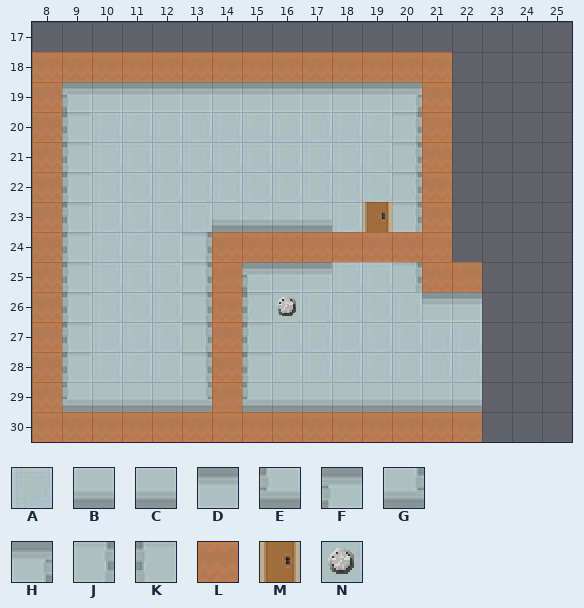
Two states of a Tiled map, map/map.tmx. That is the earlier state.
Cells are 20x20 px. Shown: x 8..25, y 17..30. The old version is drawn lined up with the new one.
Key: from "map": A 9 "1", B 16 "4", C 16 flipped left-right "4", D 16 flipped up-down "4", E 17 "5", F 17 flipped up-down "5", G 18 "6", H 18 flipped up-down "6", J 20 "3", K 21 "2", L 22 "col", M 25 "door", N 28 "btn".
_ is an empty cell, # one hidden under a higher layer.
Layers that did not change in this view are not listed.
Layer "walls" before, first column x 8:
17 __________________
18 __________________
19 _FDDDDDDDDDDH_____
20 _KAAAAAAAAAAJ_____
21 _KAAAAAAAAAAJ_____
22 _KAAAAAAAAAAJ_____
23 _KAAAABCCBA#J_____
24 _KAAAJ____###_____
25 _KAAAJ_FDDAAJ_____
26 _KAAAJ_KNAAAADD___
27 _KAAAJ_KAAAAAAA___
28 _KAAAJ_KAAAAAAA___
29 _EBBBG_EBBBBBBB___
30 __________________
Layer "collision" before, first column x 8:
17 __________________
18 LLLLLLLLLLLLLL____
19 L____________L____
20 L____________L____
21 L____________L____
22 L____________L____
23 L____________L____
24 L_____LL__L__L____
25 L_____L______LL___
26 L_____L___________
27 L_____L___________
28 L_____L___________
29 L_____L___________
30 LLLLLLLLLLLLLLL___
The result:
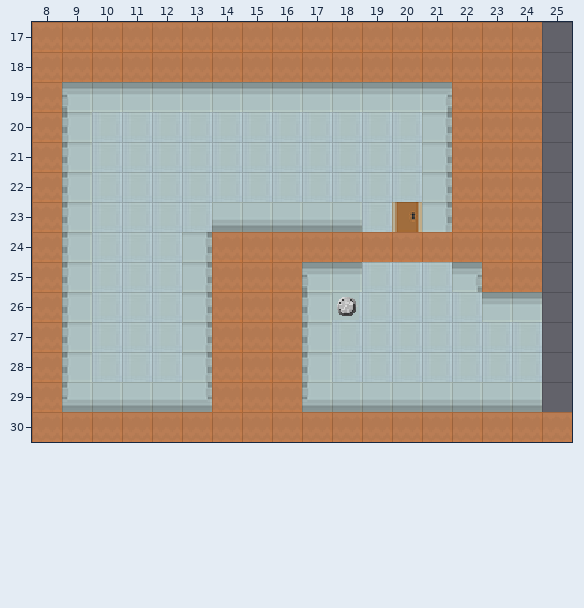
Difference:
everything moved by +8,-9 cells (the old picture is shown already moved)
Layer "walls":
y 19: x 20..21 H_ -> DH
y 20..22: x 20..21 J_ -> AJ
y 23: x 18 A -> B; x 20..21 J_ -> #J
y 25: x 15..18 FDDA -> __FD; x 20..22 J__ -> AAH
y 26: x 15..18 KNAA -> __KN; x 21..24 DD__ -> AADD
y 27..28: x 15..17 KAA -> __K; x 23..24 __ -> AA
y 29: x 15..17 EBB -> __E; x 23..24 __ -> BB
Layer "door":
y 23: x 19..20 M_ -> _M
Layer "collision":
y 17: x 8..24 _________________ -> LLLLLLLLLLLLLLLLL
y 18: x 22..24 ___ -> LLL
y 19..23: x 21..24 L___ -> _LLL
y 24: x 22..24 ___ -> LLL
y 25: x 15..16 __ -> LL; x 21..24 LL__ -> __LL
y 26..29: x 15..16 __ -> LL
y 30: x 23..25 ___ -> LLL
